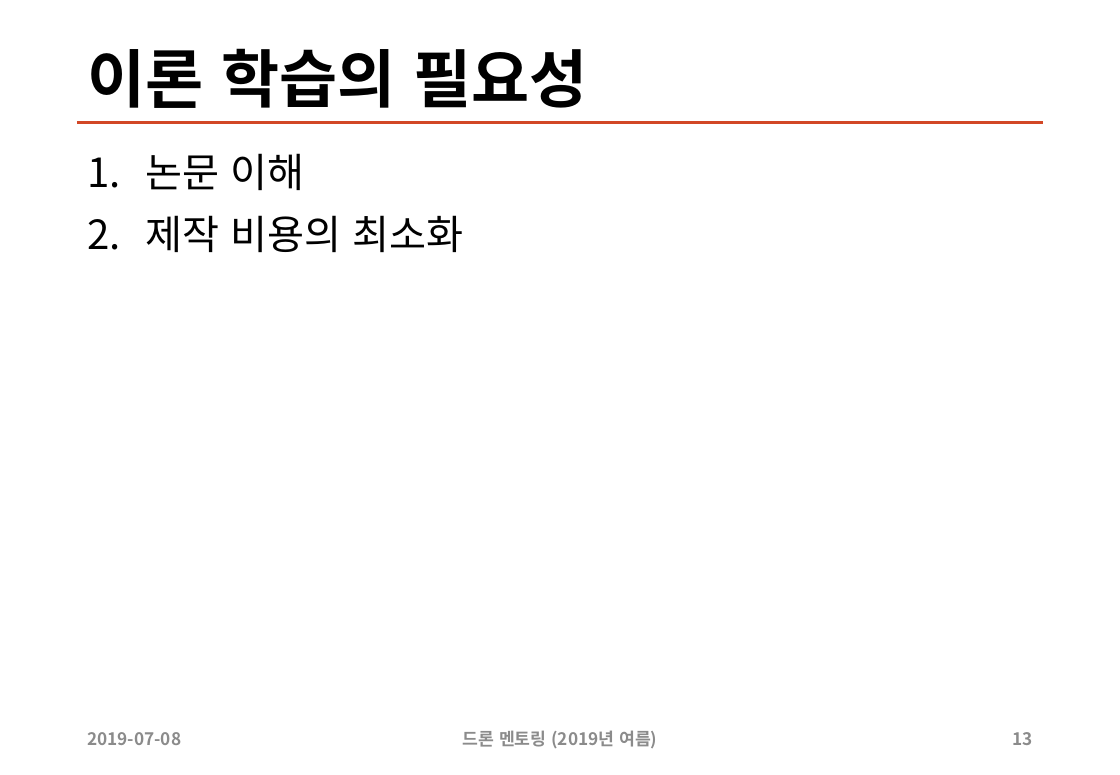
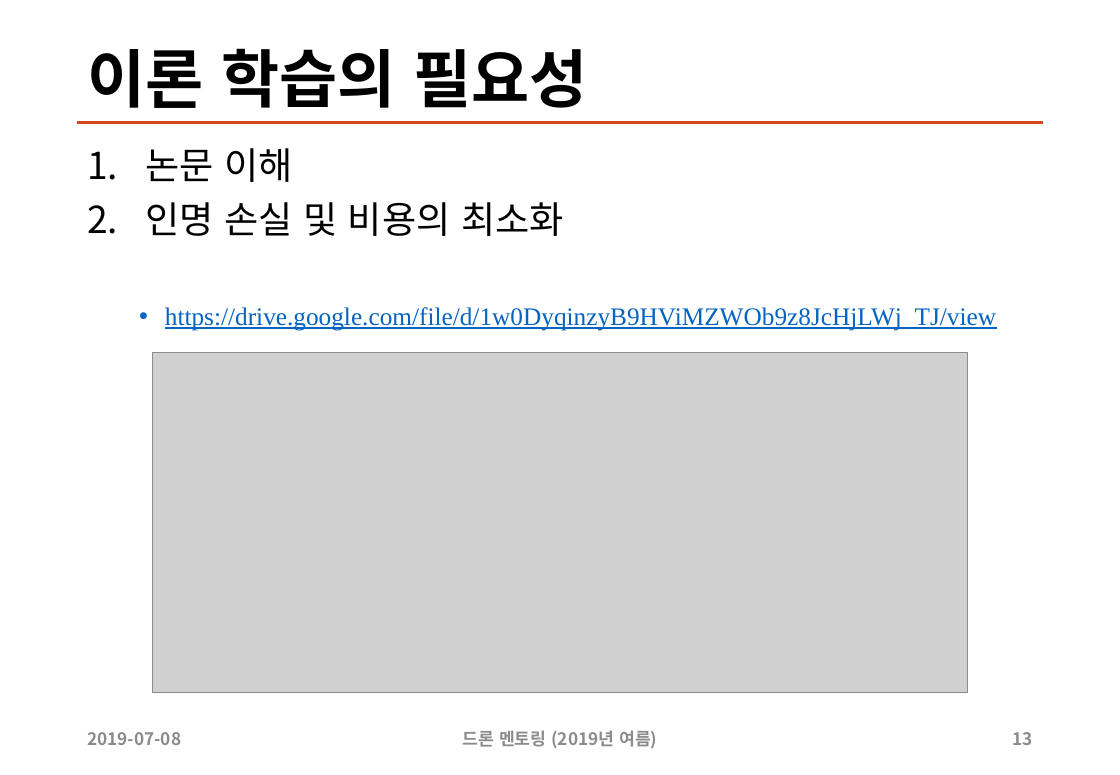
Before and after one commit to sunabove/drone_mentoring, a slide deck: slide 13 of 200 드론 멘토링 자율 비행 이론 V1.1.pptx. Drawn at 1120x775 pixels with LibreOffice and Linux fonts; fonts in the diff are those of the drawing; grey boxes stand for pictures. Boxes give left, top, right and bottom in pixels: in the first picture for what was removed or moved away, otherwise in the second. Text is boxed around its words. In the diff, an @@ line names an element or a change of style, - is before the commit and + after.

```diff
--- a/200 드론 멘토링 자율 비행 이론 V1.1.pptx
+++ b/200 드론 멘토링 자율 비행 이론 V1.1.pptx
@@ text at (146, 148, 292, 182): size 28 to 25.9 pt in "논문 이해"; line spacing 1 to 0.9 @@
@@ text at (146, 202, 996, 331): text changed; size 28 to 17.6 pt; text colour #000000 to #0563C1 @@
-2. 제작 비용의 최소화
+2. 인명 손실 및 비용의 최소화
+  • https://drive.google.com/file/d/1w0DyqinzyB9HViMZWOb9z8JcHjLWj_TJ/view
@@ picture added at (152, 353, 968, 693) @@
```
Also in this commit, not shown: 1 other file.
